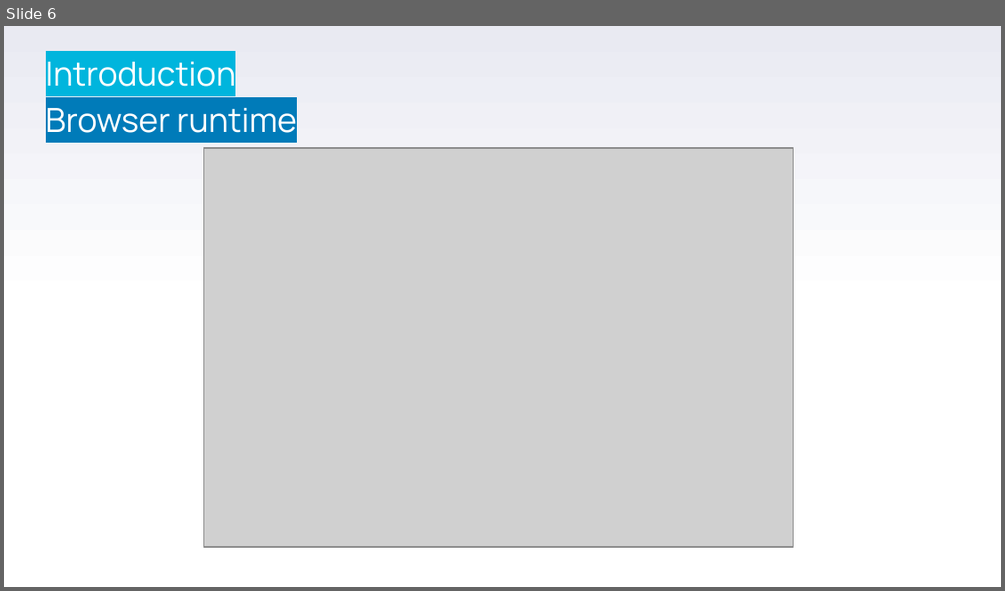
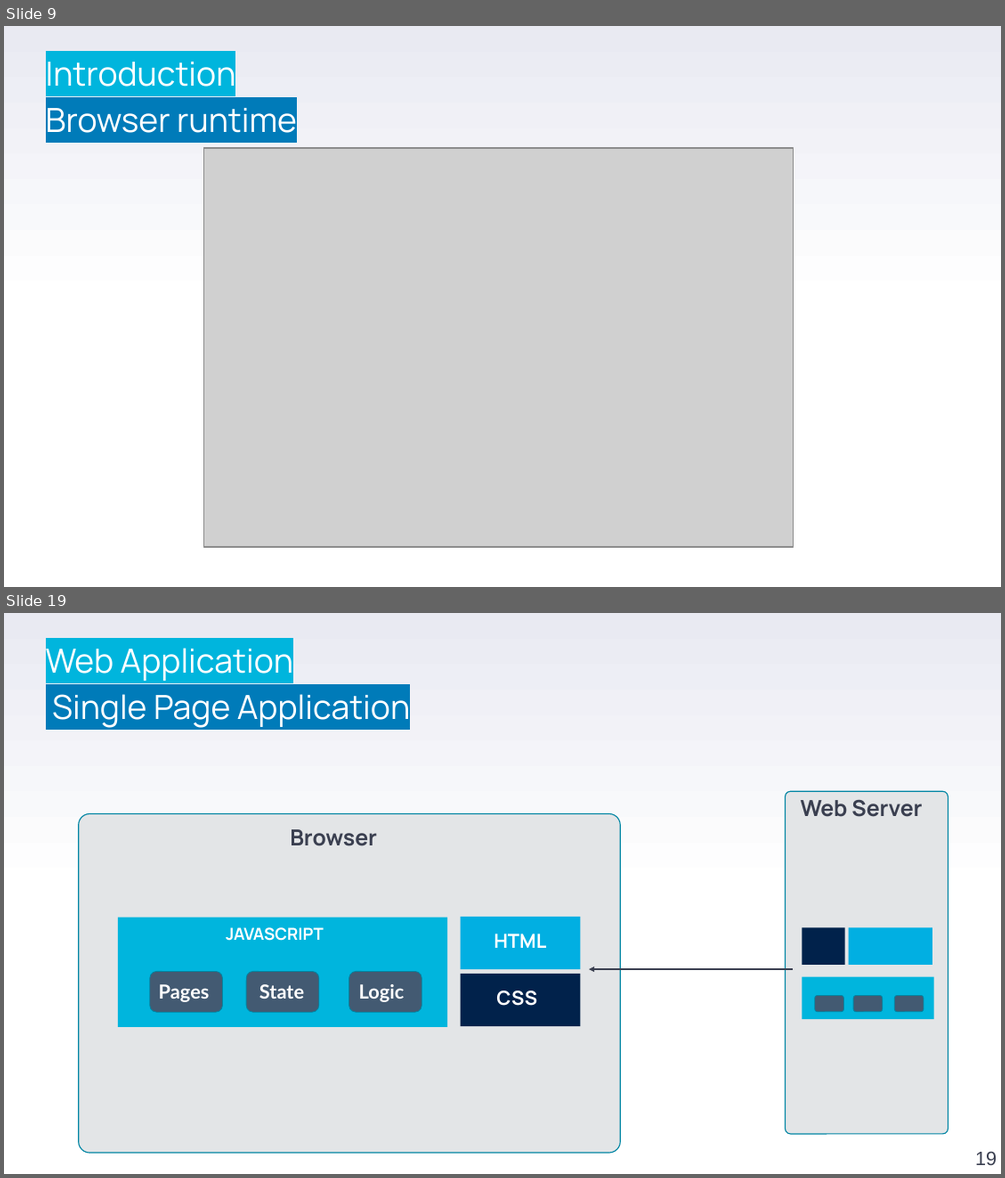
Before and after one commit to stefanofiorenza/KNITS, a slide deck: Programs/Trainings/01-FE/BasicJS/KNITS-Javascript.pptx. Shown one above the other, each under a label of ours: slide 6 before the commit, slides 9 and 19 after it; the slides between them are not shown. The pictures are 1005x591 and 1005x1178 pixels, drawn with LibreOffice and Linux fonts; fonts in the diff are those of the drawing; grey boxes stand for pictures; background and template pictures are left out. Boxes give left, top, right and bottom in pixels: in the first picture for what was removed or moved away, otherwise in the second. Text is boxed around its words. In the diff, an @@ line names an element or a change of style, - is before the commit and + after.

```diff
--- a/Programs/Trainings/01-FE/BasicJS/KNITS-Javascript.pptx
+++ b/Programs/Trainings/01-FE/BasicJS/KNITS-Javascript.pptx
@@ slide 19 added at (4, 613, 1001, 1174), background gradient #FFFFFF to #E9EAF2 @@
@@ text added at (46, 648, 410, 728), 24 pt, text #FFFFFF @@
+Web Application
+Single Page Application
@@ rounded rectangle added at (785, 791, 947, 1134), fill #E3E5E7, outline #0086A3 0.75 pt @@
@@ rounded rectangle added at (79, 813, 620, 1152), fill #E3E5E7, outline #0086A3 0.75 pt @@
@@ text added at (801, 800, 922, 817), 16 pt, text #3A3F50, bold @@
+  Web Server
@@ text added at (290, 829, 377, 846), 16 pt, text #3A3F50, bold @@
+  Browser
@@ group added at (118, 917, 447, 1027): 4 texts, 3 rounded rectangles, 1 rectangle @@
+State
+Logic
+Pages
+JAVASCRIPT
@@ rectangle added at (461, 916, 580, 969), fill #01AFE2 @@
@@ rectangle added at (801, 928, 844, 965), fill #01224B @@
@@ rectangle added at (849, 928, 932, 965), fill #01AFE2 @@
@@ text added at (494, 933, 546, 948), 14 pt, text #FFFFFF, bold @@
+HTML
@@ rectangle added at (461, 973, 580, 1026), fill #01224B @@
@@ arrow added from (793, 969) to (589, 969), #3A3F50 0.75 pt @@
@@ text added at (496, 990, 537, 1005), 14 pt, text #FFFFFF, bold @@
+CSS
@@ group added at (801, 977, 933, 1019): 3 rounded rectangles, 1 rectangle @@
@@ page number added at (975, 1151, 996, 1165), 14 pt, text #3A3F50 @@
+19
@@ what was slide 6 is now slide 9 @@
```
Also in this commit, not shown: 8 slides changed, 15 other slides added, 16 slides removed, 2 other files.
